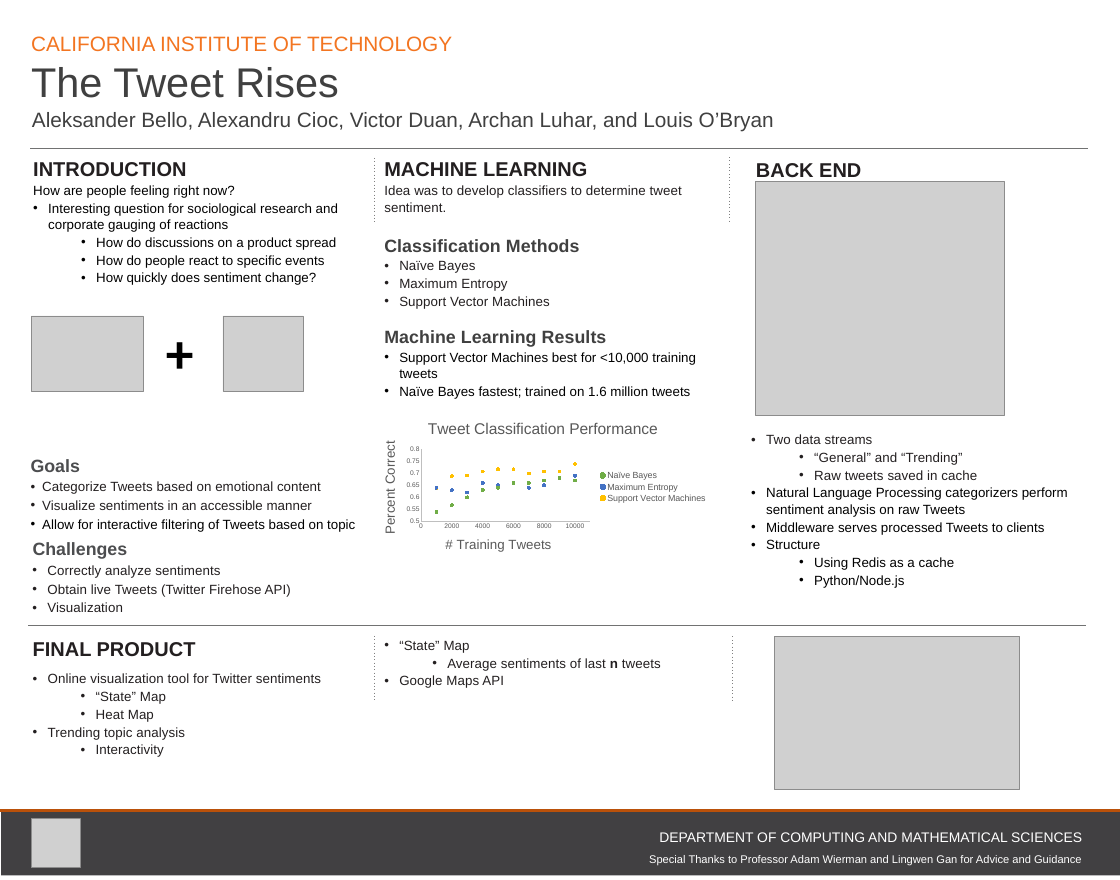
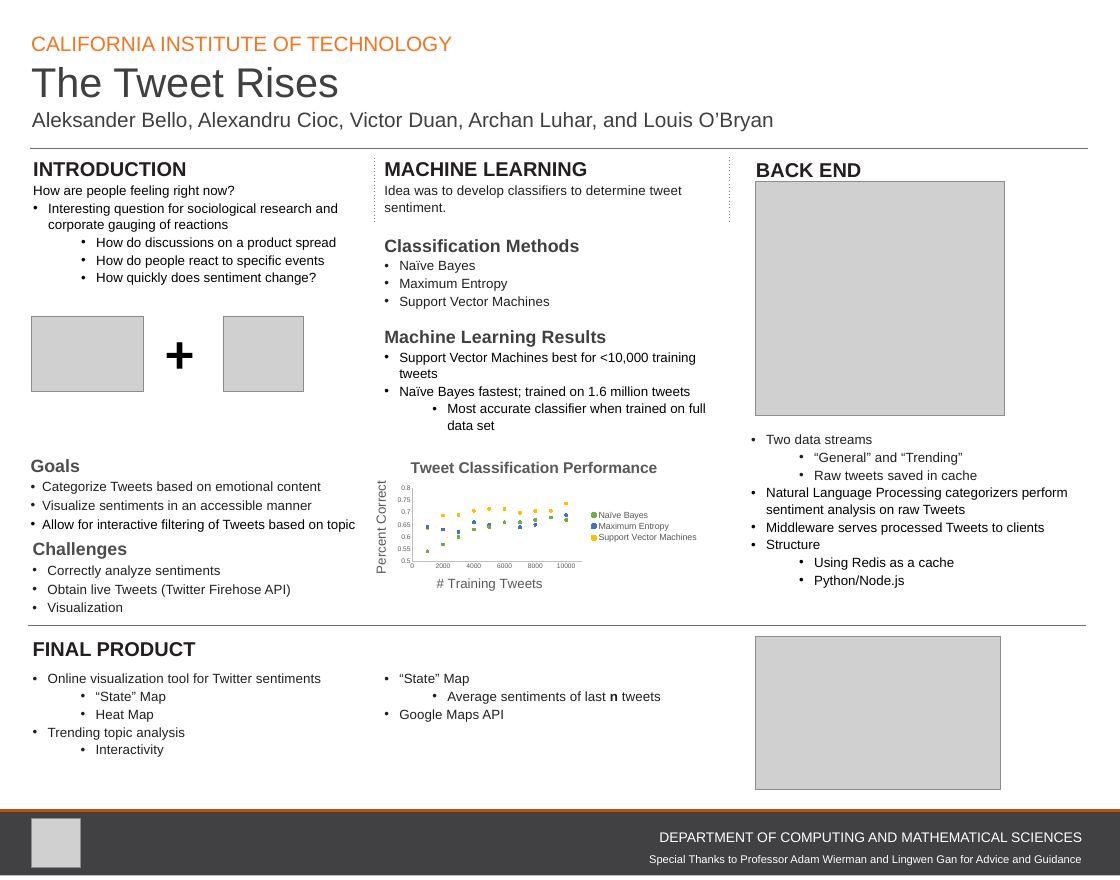
Before and after one commit to archanl/thetweetrises, a slide deck: slide 1 of Poster.pptx. Drawn at 1120x880 pixels with LibreOffice and Linux fonts; fonts in the diff are those of the drawing; grey boxes stand for pictures. Boxes give left, top, right and bottom in pixels: in the first picture for what was removed or moved away, otherwise in the second. Text is boxed around its words. In the diff, an @@ line names an element or a change of style, - is before the commit and + after.

Commit message:
Fixed a minor thing on the poster.

```diff
--- a/Poster.pptx
+++ b/Poster.pptx
@@ text at (447, 403, 706, 430): paragraph added @@
+  • Most accurate classifier when trained on full data set
@@ scatter chart: place and size @@
-scatter chart at (374, 411, 712, 563)
+scatter chart at (365, 450, 703, 602)
@@ freeform shape removed at (374, 636, 377, 701) @@
@@ freeform shape removed at (732, 636, 735, 702) @@
@@ picture: place and size @@
-picture at (774, 636, 1020, 790)
+picture at (755, 636, 1000, 790)
@@ text "“State” Map": place and size @@
-text "“State” Map" at (399, 640, 661, 688)
+text "“State” Map" at (399, 673, 661, 722)
@@ freeform shape at (0, 810, 1120, 876): outline redrawn @@
```
